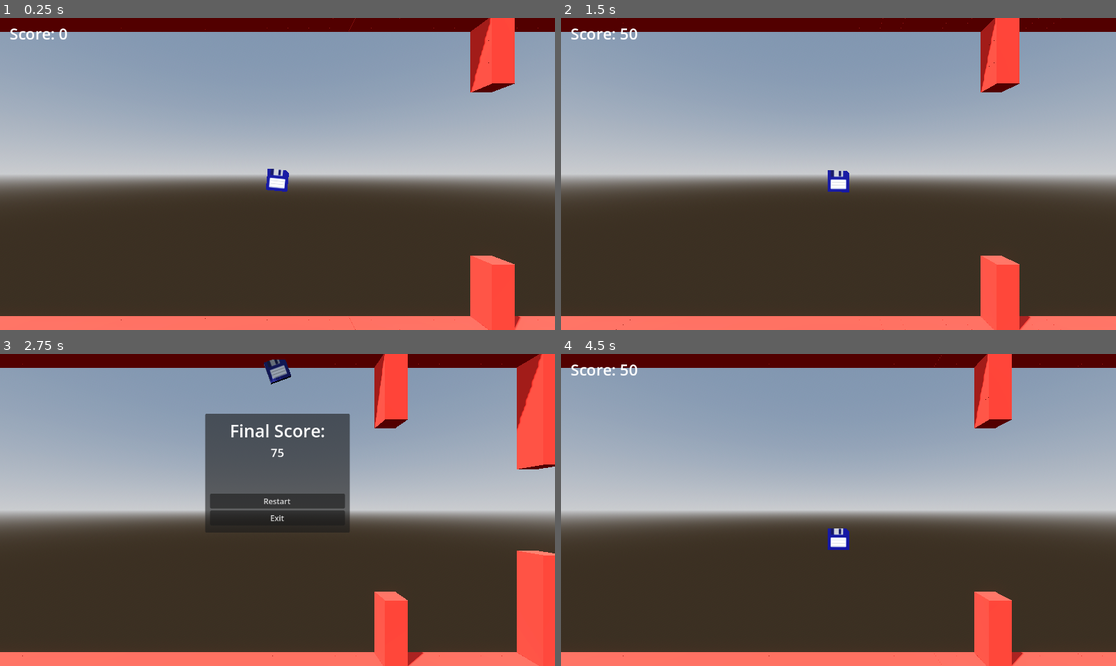
Above: before the commit, frames 1-4 (two rows, left to right).
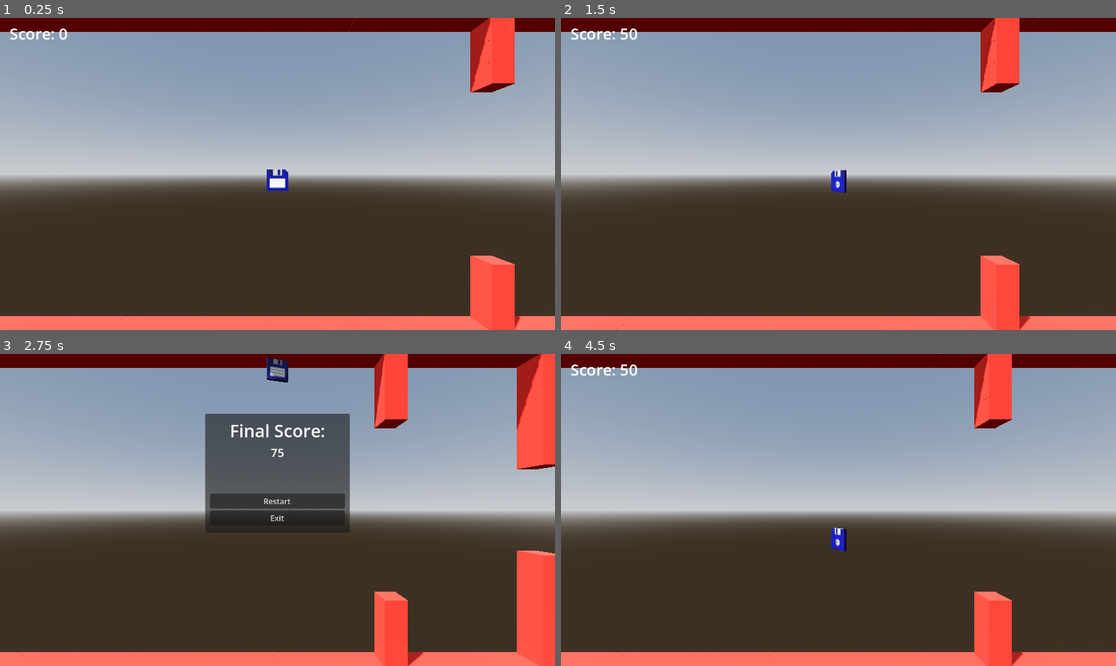
Above: after the commit, the same moments.

Repository: Trouperton/Floppy-Disk-Godot
Game: Godot game, scene res://scenes/Main_Level.tscn
Two runs of this game, one before a commit and one after it. Both use one fixed random seed, a clock stepped at 60 frames per second and the inputs below.
Inputs:
- Up to frame 1 (0.25 s): no input
- Up to frame 2 (1.5 s): hold W (dash_up) 0.53-1.28 s; tap Space (jump) at 0.77 s; hold S (dash_down) from 1.28 s (still down)
- Up to frame 3 (2.75 s): tap Space (jump) at 1.52 s; release S (dash_down) at 2.03 s; hold W (dash_up) from 2.03 s (still down)
- Up to frame 4 (4.5 s): release W (dash_up) at 2.75 s; click "Restart" at 2.75 s; hold W (dash_up) 3.53-4.28 s; tap Space (jump) at 3.77 s; hold S (dash_down) from 4.28 s (still down)

The runs differ from the first frame. In frame 1, less than 0.1% of the frame differs, in the area x 47-53%, y 48-56%; in frame 2, 0.2%, in the area x 48-52%, y 48-57%; in frame 3, 0.2%; in frame 4, 0.2%.

Commit message:
Fixed dash animation states after changes to related logic.
Fixed the minor bug that had the spin animation play for like 0.1 seconds because it was previously tied to the dash cooldown.

Now if the player dashes down the animation plays until the fall is interrupted and if the player dashes up  it changes to the rising animation once the upward velocity is still more than 0 but less than half the initial dash velocity.

Diff:
--- a/code/scripts/CharacterController.gd
+++ b/code/scripts/CharacterController.gd
@@ -17,12 +17,10 @@
 	self.dashed_vertically.connect($".."._on_dashed_vertically)
 
 func _physics_process(delta: float) -> void:
-	animation_state = Animation_States.RESTING
-	if can_dash:
-		if velocity.y > 0:
-			animation_state = Animation_States.RISING
-		else:
-			animation_state = Animation_States.FALLING
+	if velocity.y > 0 and velocity.y < vertical_dash_velocity / 2:
+		animation_state = Animation_States.RISING
+	elif animation_state == Animation_States.RISING:
+		animation_state = Animation_States.FALLING
 
 	if get_slide_collision_count() > 0:
 		for i in get_slide_collision_count():
